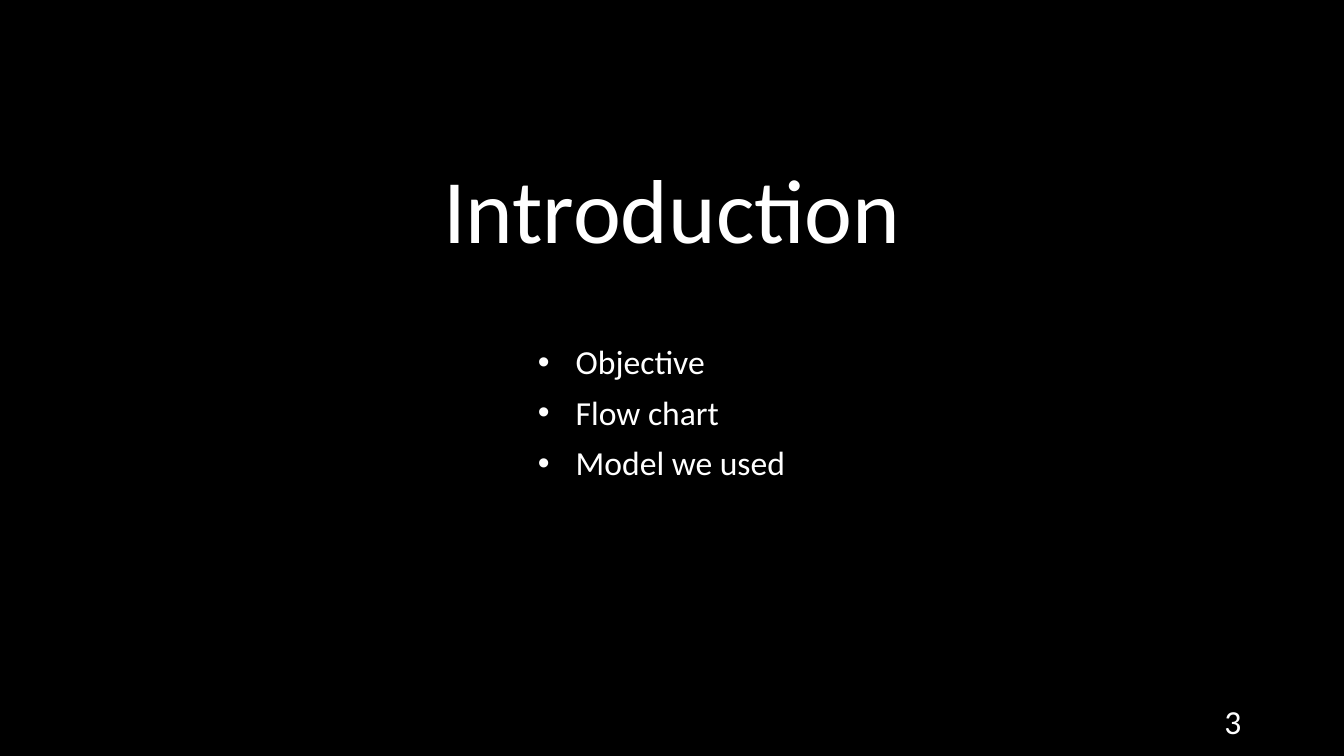
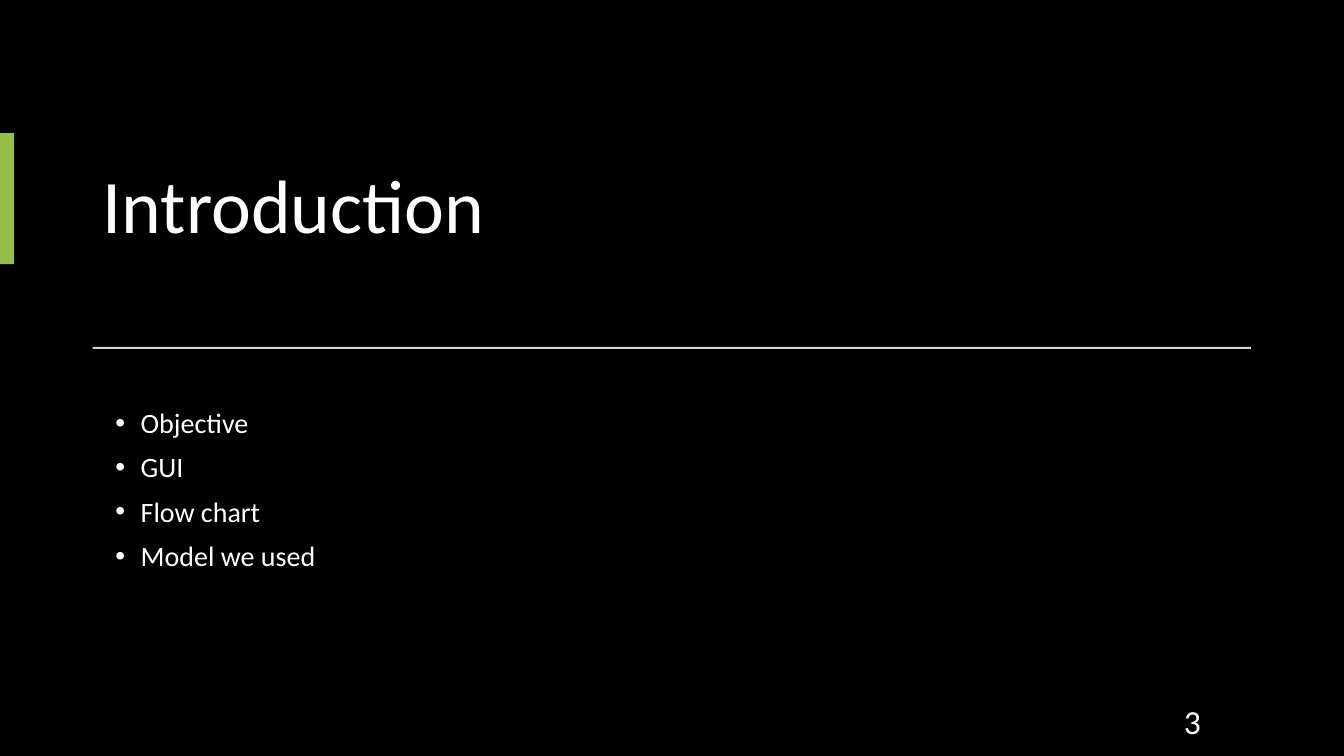
Before and after one commit to AxotZero/NTUSTxIntel--MaskFaceDetection, a slide deck: slide 3 of MaskDetection.pptx. Drawn at 1344x756 pixels with LibreOffice and Linux fonts; fonts in the diff are those of the drawing. Boxes give left, top, right and bottom in pixels: in the first picture for what was removed or moved away, otherwise in the second. Text is boxed around its words. In the diff, an @@ line names an element or a change of style, - is before the commit and + after.

```diff
--- a/MaskDetection.pptx
+++ b/MaskDetection.pptx
@@ title "Introduction": place and size @@
-title "Introduction" at (443, 180, 900, 244)
+title "Introduction" at (103, 180, 484, 234)
@@ title "Introduction" at (103, 180, 484, 234): size 64.8 to 54 pt; alignment centre to left @@
@@ rectangle added at (0, 133, 14, 264), fill #97BE49 @@
@@ rectangle added at (93, 347, 1251, 349), fill #D5D5D5 @@
@@ text "Objective": place and size @@
-text "Objective" at (576, 350, 785, 476)
+text "Objective" at (141, 413, 315, 567)
@@ text at (141, 413, 315, 567): size 24 to 20 pt; indent changed @@
@@ text at (141, 458, 184, 478): paragraph added @@
+• GUI
@@ page number: place and size @@
-page number at (1224, 712, 1241, 735)
+page number at (977, 701, 1251, 741)
```
Also in this commit, not shown: 18 other slides changed, 8 slides added, 3 slides removed, 46 other files.
